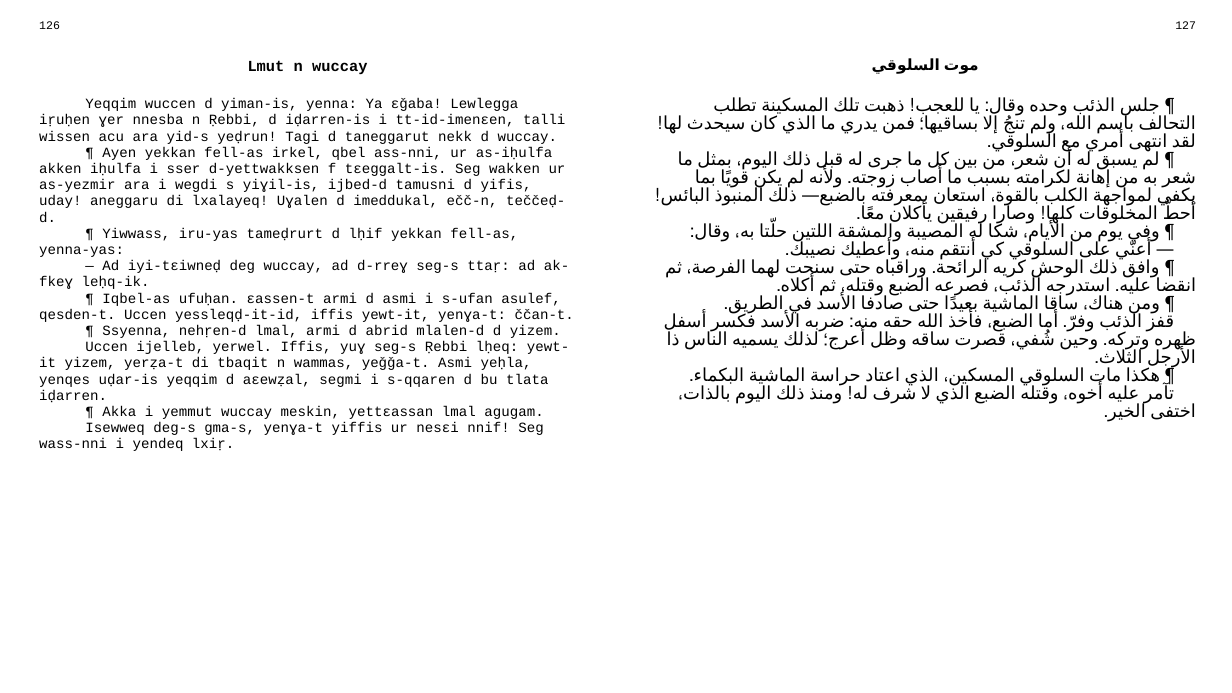
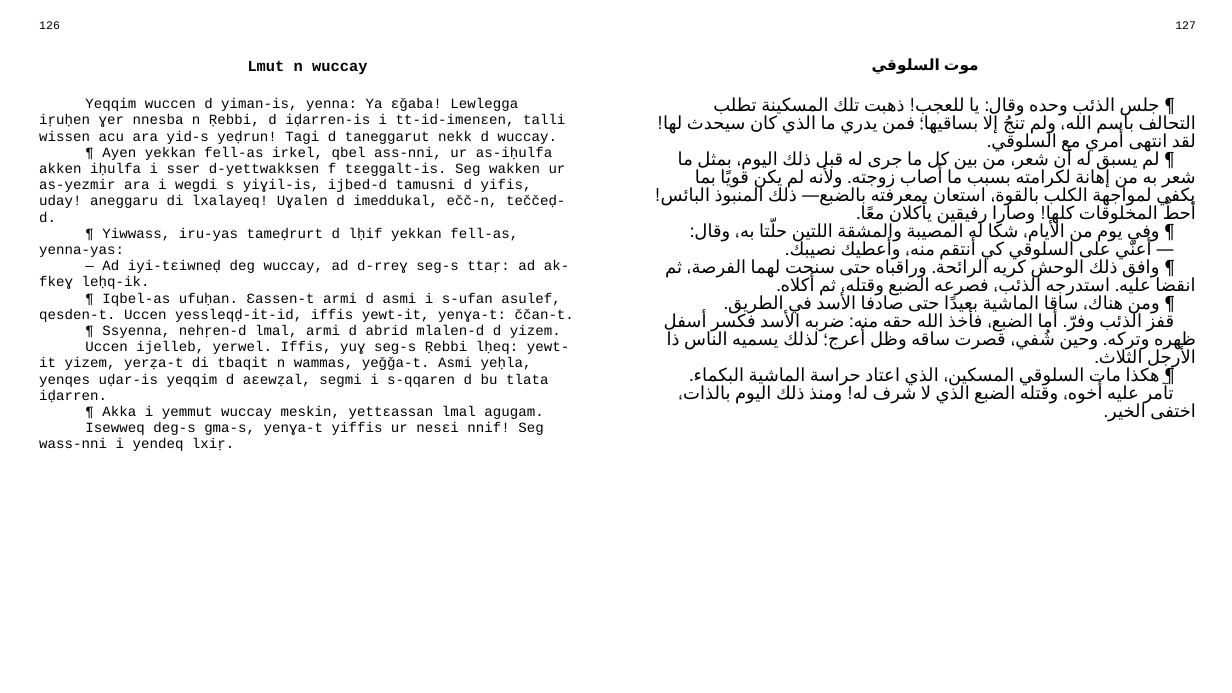
Before and after one commit to sferhah/tamacahut_n_wuccen, a slide deck: slide 61 of Uccen.ConsoleApp/Resources/pptx/uccen.arb.pptx. Drawn at 1232x693 pixels with LibreOffice and Linux fonts; fonts in the diff are those of the drawing. Boxes give left, top, right and bottom in pixels: in the first picture for what was removed or moved away, otherwise in the second. Text is boxed around its words. In the diff, an @@ line names an element or a change of style, - is before the commit and + after.

```diff
--- a/Uccen.ConsoleApp/Resources/pptx/uccen.arb.pptx
+++ b/Uccen.ConsoleApp/Resources/pptx/uccen.arb.pptx
@@ table at (30,15,1205,668) @@
-row 3, column 1: Yeqqim wuccen d yiman-is, yenna: Ya ɛǧaba! Lewlegga iṛuḥen ɣer nnesba n Ṛebbi, d iḍarren-is i tt-id-imenɛen, talli wissen acu ara yid-s yeḍrun! Tagi d taneggarut nekk d wuccay. / ¶ Ayen yekkan fell-as irkel, qbel ass-nni, ur as-iḥulfa akken iḥulfa i sser d-yettwakksen f tɛeggalt-is. Seg wakken ur as-yezmir ara i wegdi s yiɣil-is, ijbed-d tamusni d yifis, uday! aneggaru di lxalayeq! Uɣalen d imeddukal, ečč-n, teččeḍ-d. / ¶ Yiwwass, iru-yas tameḍrurt d lḥif yekkan fell-as, yenna-yas: / — Ad iyi-tɛiwneḍ deg wuccay, ad d-rreɣ seg-s ttaṛ: ad ak-fkeɣ leḥq-ik. / ¶ Iqbel-as ufuḥan. ɛassen-t armi d asmi i s-ufan asulef, qesden-t. Uccen yessleqḍ-it-id, iffis yewt-it, yenɣa-t: ččan-t. / ¶ Ssyenna, nehṛen-d lmal, armi d abrid mlalen-d d yizem. / Uccen ijelleb, yerwel. Iffis, yuɣ seg-s Ṛebbi lḥeq: yewt-it yizem, yerẓa-t di tbaqit n wammas, yeǧǧa-t. Asmi yeḥla, yenqes uḍar-is yeqqim d aɛewẓal, segmi i s-qqaren d bu tlata iḍarren. / ¶ Akka i yemmut wuccay meskin, yettɛassan lmal agugam. / Isewweq deg-s gma-s, yenɣa-t yiffis ur nesɛi nnif! Seg wass-nni i yendeq lxiṛ.
+row 3, column 1: Yeqqim wuccen d yiman-is, yenna: Ya ɛǧaba! Lewlegga iṛuḥen ɣer nnesba n Ṛebbi, d iḍarren-is i tt-id-imenɛen, talli wissen acu ara yid-s yeḍrun! Tagi d taneggarut nekk d wuccay. / ¶ Ayen yekkan fell-as irkel, qbel ass-nni, ur as-iḥulfa akken iḥulfa i sser d-yettwakksen f tɛeggalt-is. Seg wakken ur as-yezmir ara i wegdi s yiɣil-is, ijbed-d tamusni d yifis, uday! aneggaru di lxalayeq! Uɣalen d imeddukal, ečč-n, teččeḍ-d. / ¶ Yiwwass, iru-yas tameḍrurt d lḥif yekkan fell-as, yenna-yas: / — Ad iyi-tɛiwneḍ deg wuccay, ad d-rreɣ seg-s ttaṛ: ad ak-fkeɣ leḥq-ik. / ¶ Iqbel-as ufuḥan. Ɛassen-t armi d asmi i s-ufan asulef, qesden-t. Uccen yessleqḍ-it-id, iffis yewt-it, yenɣa-t: ččan-t. / ¶ Ssyenna, nehṛen-d lmal, armi d abrid mlalen-d d yizem. / Uccen ijelleb, yerwel. Iffis, yuɣ seg-s Ṛebbi lḥeq: yewt-it yizem, yerẓa-t di tbaqit n wammas, yeǧǧa-t. Asmi yeḥla, yenqes uḍar-is yeqqim d aɛewẓal, segmi i s-qqaren d bu tlata iḍarren. / ¶ Akka i yemmut wuccay meskin, yettɛassan lmal agugam. / Isewweq deg-s gma-s, yenɣa-t yiffis ur nesɛi nnif! Seg wass-nni i yendeq lxiṛ.
```
Also in this commit, not shown: 7 other files.
